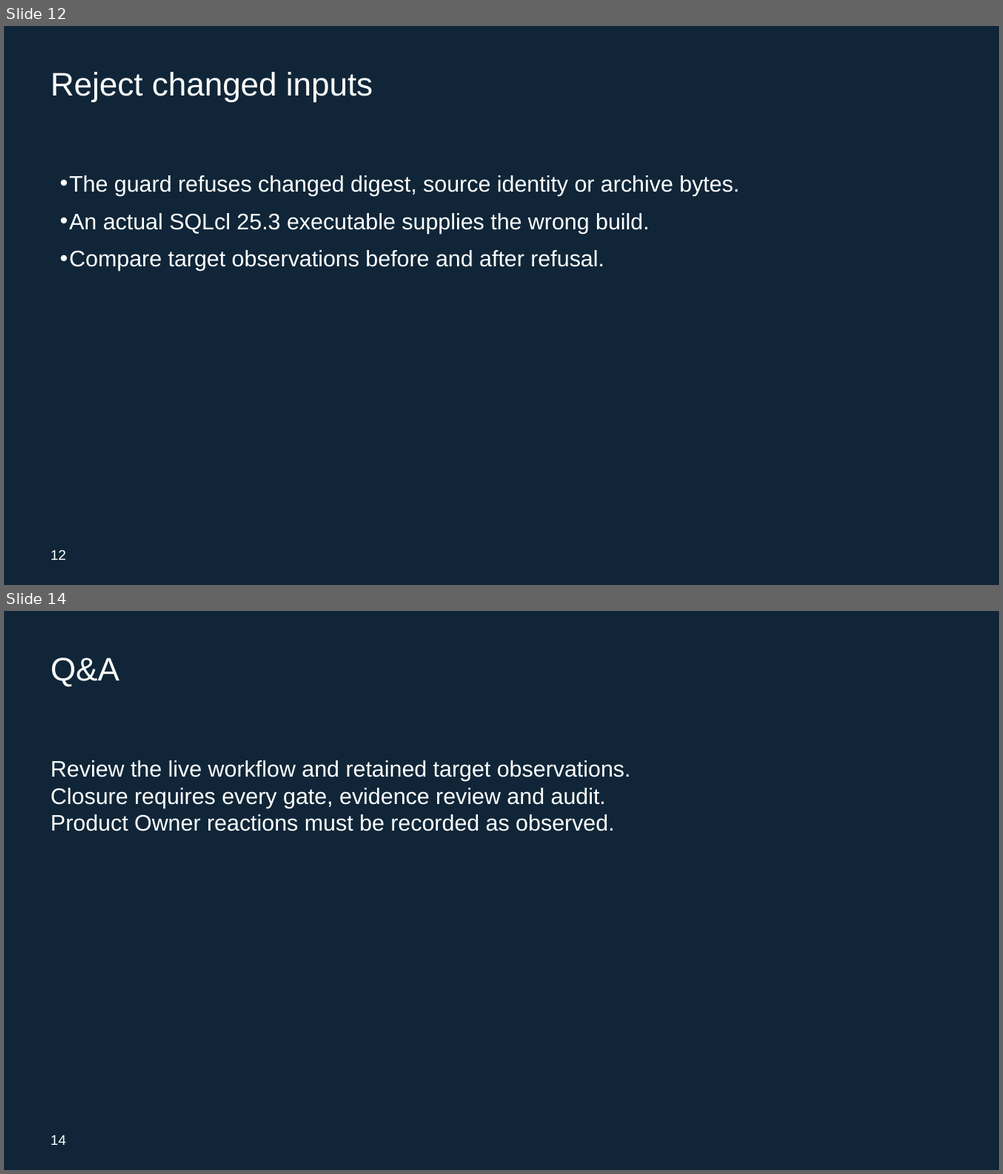
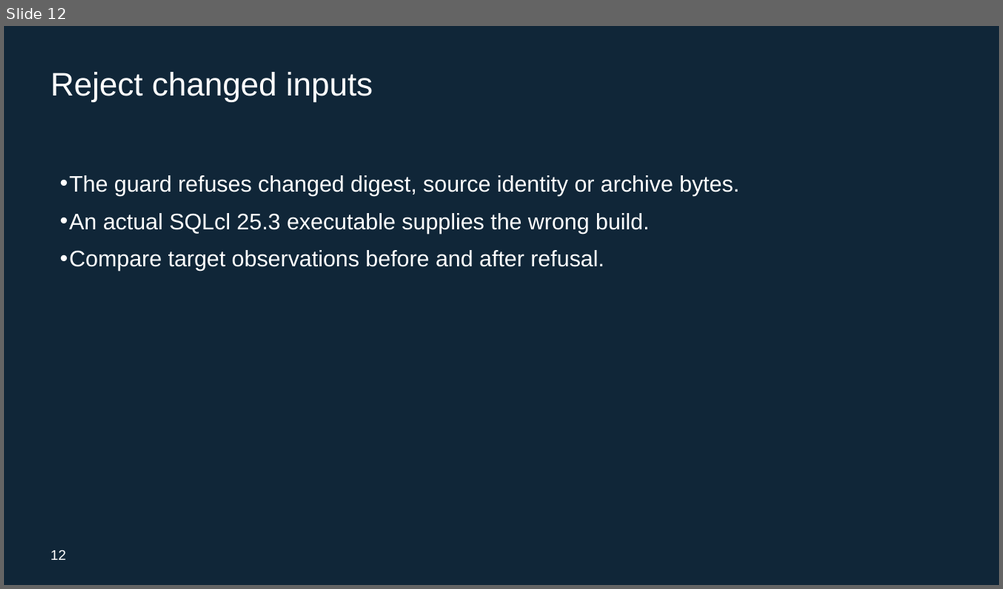
Before and after one commit to rstyczynski/APEX_CICD, a slide deck: progress/E.16/sprint_E.16_increment_demo.pptx. Shown one above the other, each under a label of ours: slides 12 and 14 before the commit, slide 12 after it; the slides between them are not shown. The pictures are 1003x1174 and 1003x589 pixels, drawn with LibreOffice and Linux fonts; fonts in the diff are those of the drawing. Boxes give left, top, right and bottom in pixels: in the first picture for what was removed or moved away, otherwise in the second. Text is boxed around its words. In the diff, an @@ line names an element or a change of style, - is before the commit and + after.

Commit message:
docs: (E.16) accept audited handover and record sprint closure

```diff
--- a/progress/E.16/sprint_E.16_increment_demo.pptx
+++ b/progress/E.16/sprint_E.16_increment_demo.pptx
@@ slide 14 removed at bbox=[4, 611, 999, 1170], background #102638 @@
@@ text removed at bbox=[51, 658, 119, 687] @@
-Q&A
@@ text removed at bbox=[51, 760, 631, 832] @@
-Review the live workflow and retained target observations.
-Closure requires every gate, evidence review and audit.
-Product Owner reactions must be recorded as observed.
@@ text removed at bbox=[51, 1136, 66, 1145] @@
-14
```
Also in this commit, not shown: 1 slide changed, 1 slide added, 21 other files.
